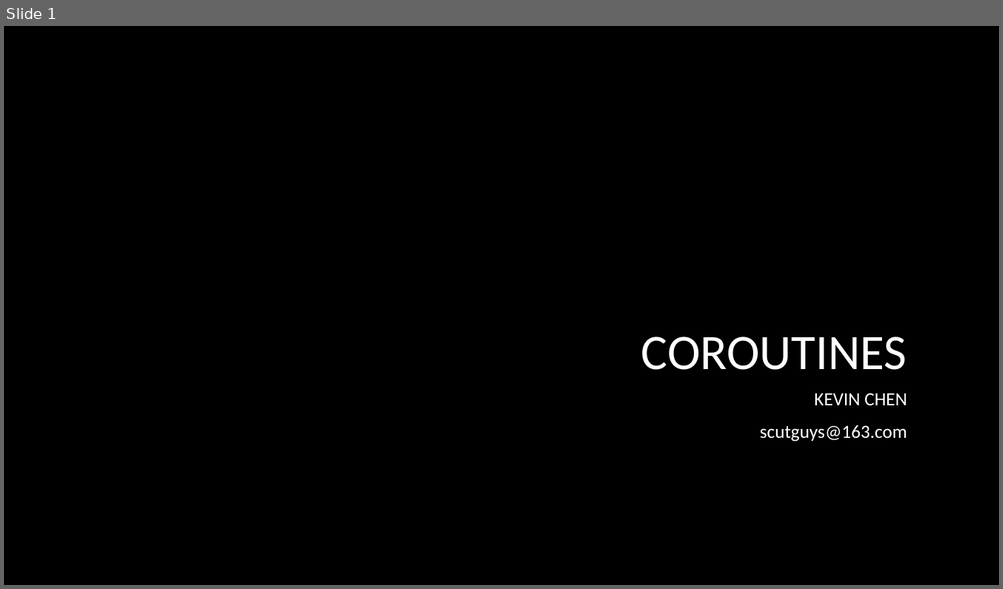
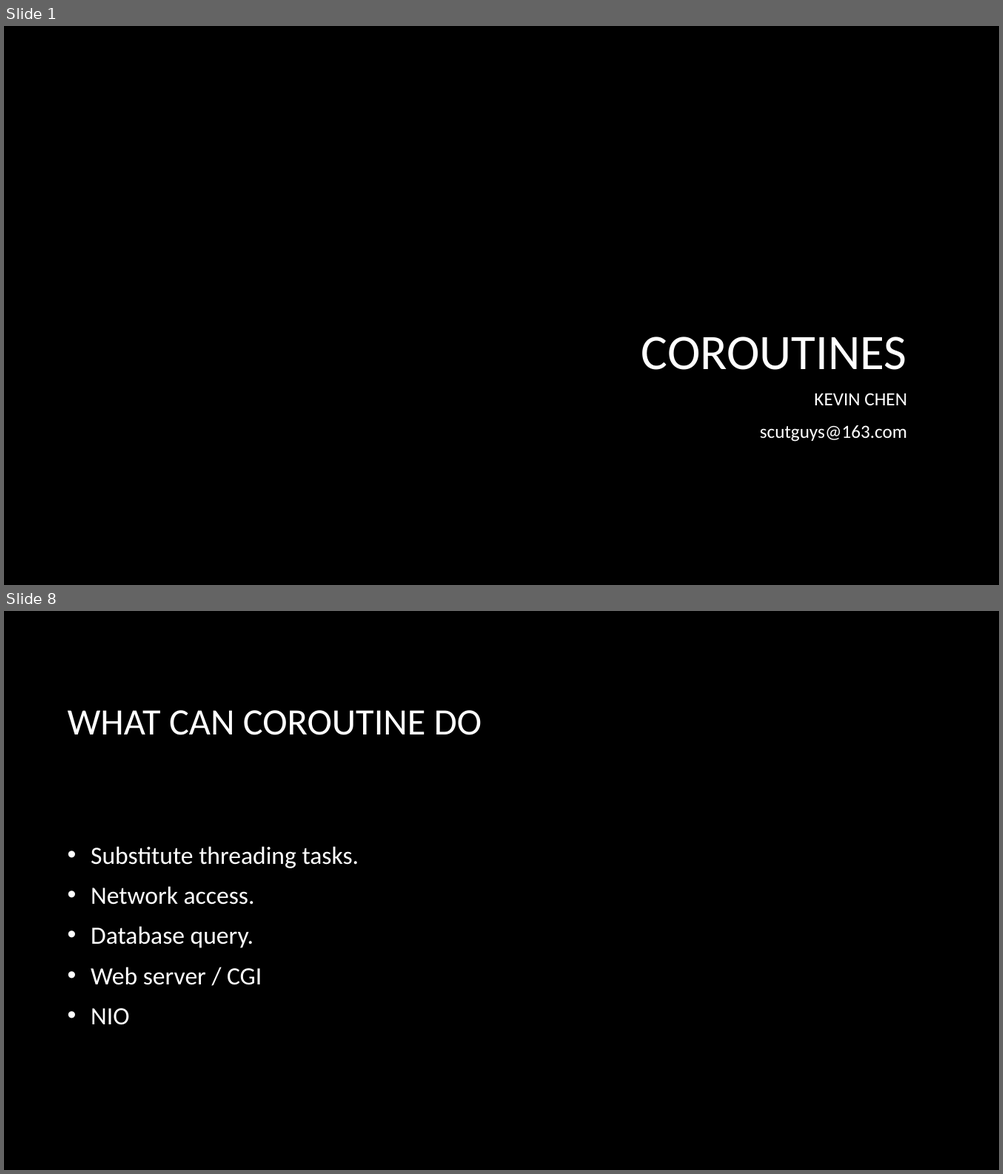
Before and after one commit to czf0613/android-tutorial, a slide deck: ppt/Coroutines.pptx. Shown one above the other, each under a label of ours: slide 1 before the commit, slides 1 and 8 after it; the slides between them are not shown. The pictures are 1003x589 and 1003x1174 pixels, drawn with LibreOffice and Linux fonts; fonts in the diff are those of the drawing; background and template pictures are left out. Boxes give left, top, right and bottom in pixels: in the first picture for what was removed or moved away, otherwise in the second. Text is boxed around its words. In the diff, an @@ line names an element or a change of style, - is before the commit and + after.

```diff
--- a/ppt/Coroutines.pptx
+++ b/ppt/Coroutines.pptx
@@ slide 8 added at bbox=[4, 611, 999, 1170], background picture (left out) @@
@@ title added at bbox=[68, 710, 481, 735], 36 pt, text #FFFFFF @@
+WHAT CAN COROUTINE DO
@@ text added at bbox=[91, 846, 359, 1025], 24 pt, text #FFFFFF @@
+• Substitute threading tasks.
+• Network access.
+• Database query.
+• Web server / CGI
+• NIO
```
Also in this commit, not shown: 6 other slides added, 1 slide removed.
